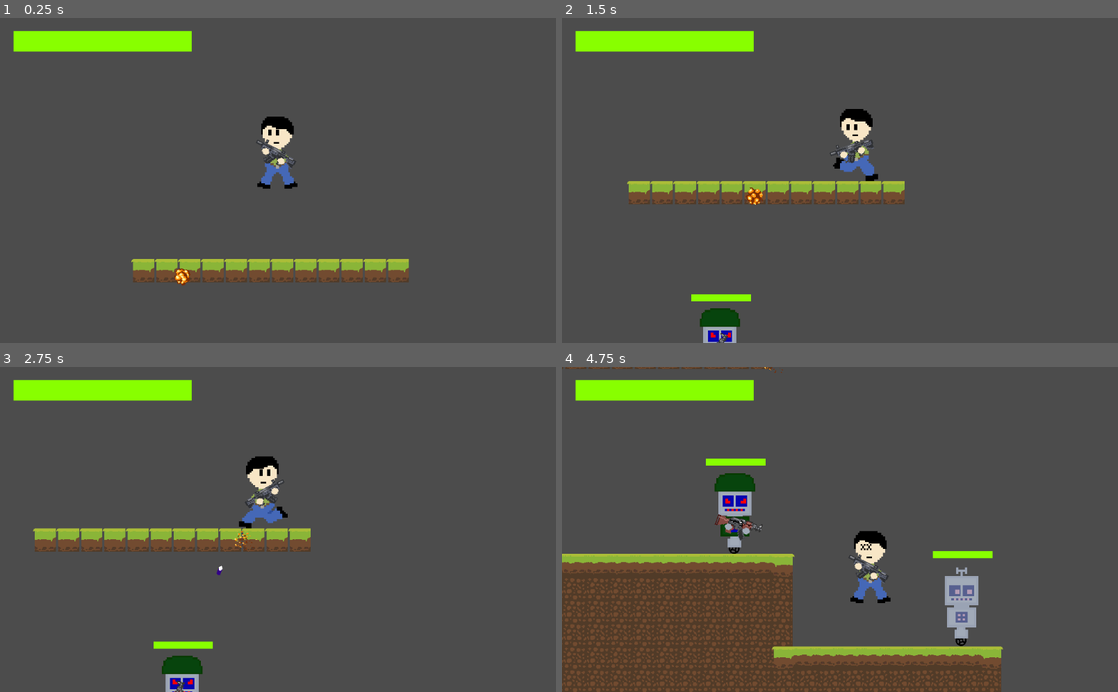
Above: before the commit, frames 1-4 (two rows, left to right).
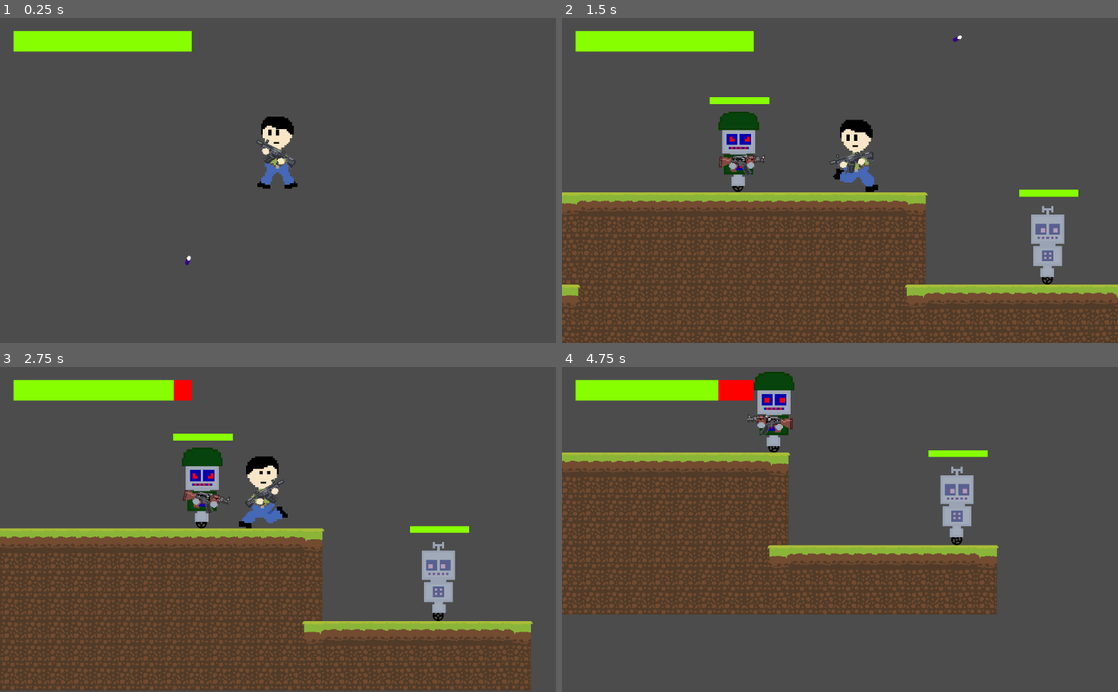
Above: after the commit, the same moments.

Repository: megarubber/green
Game: Godot game, scene res://levels/TestLevel.tscn
The game is run twice, just before and just after one commit, with the same random seed, the same clock (stepped at 60 frames per second) and the same inputs.
Inputs (mouse positions are in pixels of both pictures, inside the frame that each line leads up to):
- Up to frame 1 (0.25 s): no input
- Up to frame 2 (1.5 s): move the mouse to (962, 164) at 0.52 s; hold Right (ui_right) from 0.53 s (still down); tap Up (ui_up) at 0.77 s; move the mouse to (728, 196) at 1.27 s
- Up to frame 3 (2.75 s): tap Up (ui_up) at 1.52 s; move the mouse to (333, 458) at 2.02 s; release Right (ui_right) at 2.03 s; hold Left (ui_left) from 2.03 s (still down)
- Up to frame 4 (4.75 s): move the mouse to (812, 594) at 2.77 s; release Left (ui_left) at 2.78 s; hold Right (ui_right) 2.78-4.28 s; tap Up (ui_up) at 3.02, 3.77, 4.52 s; move the mouse to (1006, 578) at 3.52 s; move the mouse to (673, 480) at 4.27 s; hold Left (ui_left) from 4.28 s (still down)

The runs differ from the first frame. In frame 1, 3.3% of the frame differs, in the area x 23-74%, y 73-83%; in frame 2, 42%; in frame 3, 37%; in frame 4, 43%, in the area x 0-80%, y 0-100%.

Commit message:
feat: player's lifebar sync

Diff:
--- a/enemy/sprites_enemy2/FollowerEnemy.tscn
+++ b/enemy/sprites_enemy2/FollowerEnemy.tscn
@@ -124,7 +124,7 @@
 extents = Vector2( 44.0051, 185.934 )
 
 [sub_resource type="RectangleShape2D" id=7]
-extents = Vector2( 601, 377.75 )
+extents = Vector2( 305.578, 377.75 )
 
 [sub_resource type="Shader" id=18]
 code = "shader_type canvas_item;
@@ -373,11 +373,10 @@
 shape = SubResource( 24 )
 
 [node name="DetectArea" type="Area2D" parent="."]
-visible = false
 collision_layer = 64
 
 [node name="AreaShape" type="CollisionShape2D" parent="DetectArea"]
-position = Vector2( -11.3302, -258.676 )
+position = Vector2( 16.6913, -258.676 )
 shape = SubResource( 7 )
 
 [node name="GunSprite" type="Sprite" parent="."]
--- a/levels/TestLevel.tscn
+++ b/levels/TestLevel.tscn
@@ -356,7 +356,7 @@
 collision_layer = 2
 collision_mask = 5
 format = 1
-tile_data = PoolIntArray( -524293, 0, 0, -524292, 0, 0, -524291, 0, 0, -524290, 0, 0, -524289, 0, 0, -589824, 0, 0, -589823, 0, 0, -589822, 0, 0, -589821, 0, 0, -589820, 0, 0, -589819, 0, 0, -589818, 0, 0, 65528, 0, 0, 65529, 2, 0, 65530, 2, 0, 6 …(2442 unchanged characters)…
+tile_data = PoolIntArray( 65528, 0, 0, 65529, 2, 0, 65530, 2, 0, 6 …(2442 unchanged characters)…
 
 [node name="BasicEnemy" parent="." instance=ExtResource( 3 )]
 position = Vector2( 654, 59 )
--- a/player/Head.gd
+++ b/player/Head.gd
@@ -10,9 +10,10 @@
 # Variables
 var max_dist = 2
 
-func _process(_delta) -> void:
+func _ready() -> void:
 	animation.play("blinking")
 
+func _process(_delta) -> void:
 	# Eyes following mouse
 	var mouse_pos = get_local_mouse_position()
 	var dir = Vector2.ZERO.direction_to(mouse_pos)
--- a/player/Player.gd
+++ b/player/Player.gd
@@ -6,6 +6,7 @@
 const ACCELERATION = 50
 const MAX_SPEED = 250
 const MAX_JUMP_HEIGHT = -850
+const DAMAGE = 10
 
 # General Variables
 var motion = Vector2()
@@ -21,6 +22,9 @@
 onready var screen_shake = $Camera/Screenshake
 onready var damage_area = $DamageArea
 onready var anim_eyes = $HeadSprite/AnimationEyes
+
+# Referencing lifebar from HUD
+onready var lifebar = get_tree().get_current_scene().get_node("HUD/Lifebar")
 
 func _ready() -> void:
 	z_index = -2
@@ -83,6 +87,8 @@
 		motion = move_and_slide(motion, UP)
 		hit = true
 		blink()
+		if lifebar != null:
+			lifebar.damage(DAMAGE)
 
 func player_visible(value : bool) -> void:
 	body_sprite.visible = value
